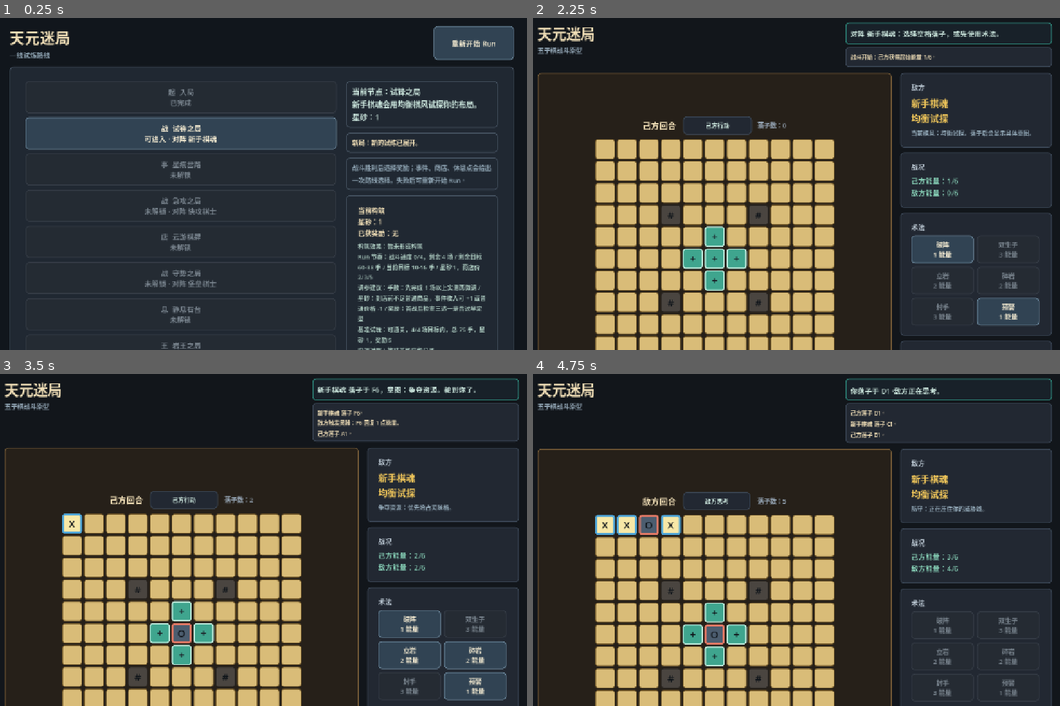
Above: before the commit, frames 1-4 (two rows, left to right).
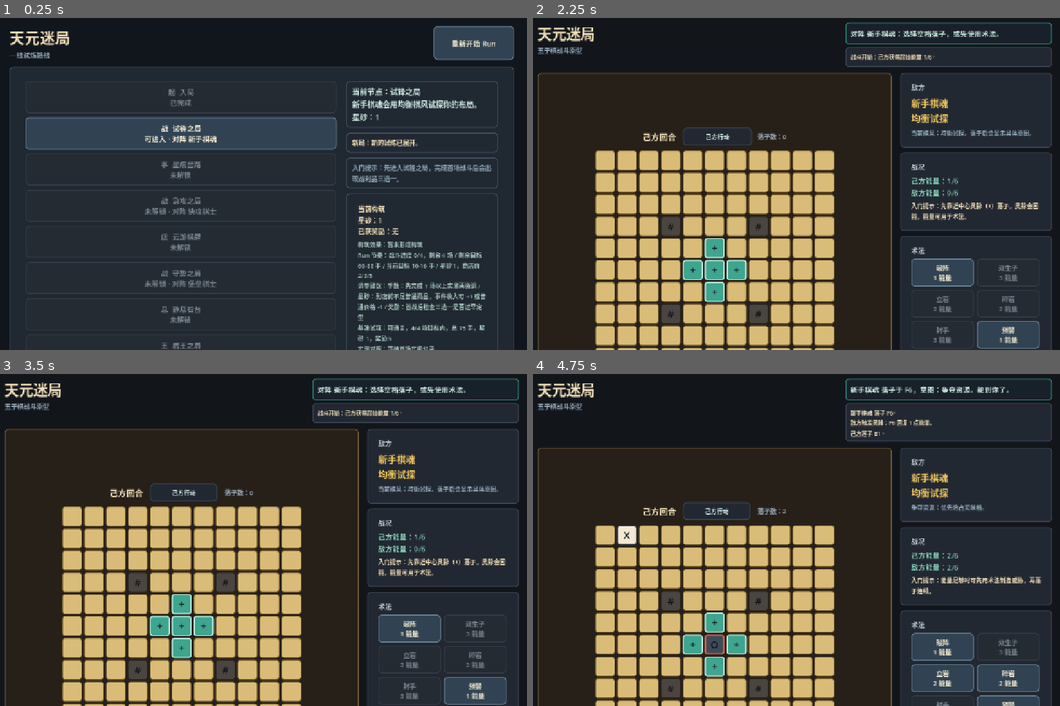
Above: after the commit, the same moments.

Repository: eason522/game
Game: Godot game, scene res://scenes/roguelike/RunMapScene.tscn
Two runs of this game, one before a commit and one after it. Both use one fixed random seed, a clock stepped at 60 frames per second and the inputs below.
Inputs (mouse positions are in pixels of both pictures, inside the frame that each line leads up to):
- Up to frame 1 (0.25 s): no input
- Up to frame 2 (2.25 s): click "重新开始 Run" at 0.5 s; click "重新开始 Run" at 1.25 s; click "战 试锋之局 可进入 · 对阵 新手棋魂" at 2 s
- Up to frame 3 (3.5 s): click (73, 506) at 2.77 s
- Up to frame 4 (4.75 s): click (627, 523) at 3.52 s; click (670, 523) at 4.27 s

The runs differ from the first frame. In frame 1, 3.2% of the frame differs, in the area x 65-95%, y 44-100%; in frame 2, 18%; in frame 3, 20%, in the area x 0-99%, y 3-100%; in frame 4, 19%.

Commit message:
Add first-run guidance hints

Diff:
--- a/scripts/game/BattleScene.gd
+++ b/scripts/game/BattleScene.gd
@@ -35,6 +35,7 @@
 var turn_rhythm_label: Label
 var move_count_label: Label
 var energy_label: Label
+var tutorial_hint_label: Label
 var enemy_profile_label: Label
 var enemy_intent_hint_label: Label
 var board_grid: GridContainer
@@ -368,6 +369,12 @@
 	energy_label.add_theme_color_override("font_color", Color("#87d1b7"))
 	resource_panel.add_child(energy_label)
 
+	tutorial_hint_label = Label.new()
+	tutorial_hint_label.autowrap_mode = TextServer.AUTOWRAP_WORD_SMART
+	tutorial_hint_label.add_theme_font_size_override("font_size", 14)
+	tutorial_hint_label.add_theme_color_override("font_color", Color("#f1dfb7"))
+	resource_panel.add_child(tutorial_hint_label)
+
 	var skill_panel := _create_side_panel(sidebar, "术法")
 
 	skill_bar = GridContainer.new()
@@ -1243,6 +1250,8 @@
 	turn_label.text = turn_text
 	move_count_label.text = "落子数：%d" % move_count
 	energy_label.text = "己方能量：%d/%d\n敌方能量：%d/%d" % [player_energy, energy_max, enemy_energy, BASE_ENERGY_MAX]
+	if tutorial_hint_label != null:
+		tutorial_hint_label.text = _battle_tutorial_hint()
 	enemy_profile_label.text = "%s\n%s" % [enemy_ai.get_profile_name(), enemy_ai.get_profile_intent()]
 	enemy_intent_hint_label.text = enemy_intent_hint
 
@@ -1257,6 +1266,25 @@
 	if return_to_map_button != null:
 		return_to_map_button.visible = launched_from_run
 		return_to_map_button.disabled = not launched_from_run or not game_over
+
+
+func _battle_tutorial_hint() -> String:
+	if game_over:
+		return "入门提示：战斗结束后返回路线，胜利会进入战利品三选一。"
+
+	if current_turn != BoardState.PLAYER:
+		return "入门提示：敌方思考时观察意图面板，下一手优先堵住四连或争夺灵脉。"
+
+	if move_count <= 0:
+		return "入门提示：先靠近中心灵脉（+）落子，灵脉会回能，能量可用于术法。"
+
+	if not selected_skill_id.is_empty():
+		return "入门提示：悬停棋盘空格可预览术法影响，再点击确认。"
+
+	if player_energy >= _get_skill_cost(SkillExecutorScript.SKILL_BREAK_ARRAY):
+		return "入门提示：能量足够时可先用术法制造威胁，再落子连线。"
+
+	return "入门提示：目标是连成五子；看到敌方四连时，优先封堵关键点。"
 
 
 func _format_enemy_intro() -> String:
--- a/scripts/roguelike/RunMapScene.gd
+++ b/scripts/roguelike/RunMapScene.gd
@@ -23,6 +23,7 @@
 var loaded_from_save := false
 var status_label: Label
 var settlement_label: Label
+var route_guide_label: Label
 var reward_label: Label
 var build_summary_label: Label
 var tone_player
@@ -227,13 +228,12 @@
 	settlement_label.add_theme_stylebox_override("normal", panel_style)
 	side.add_child(settlement_label)
 
-	var tip := Label.new()
-	tip.text = "战斗胜利后选择奖励；事件、商店、休息点会给出一次路线选择。失败后可重新开始 Run。"
-	tip.autowrap_mode = TextServer.AUTOWRAP_WORD_SMART
-	tip.add_theme_font_size_override("font_size", 15)
-	tip.add_theme_color_override("font_color", Color("#91a7b6"))
-	tip.add_theme_stylebox_override("normal", panel_style)
-	side.add_child(tip)
+	route_guide_label = Label.new()
+	route_guide_label.autowrap_mode = TextServer.AUTOWRAP_WORD_SMART
+	route_guide_label.add_theme_font_size_override("font_size", 15)
+	route_guide_label.add_theme_color_override("font_color", Color("#91a7b6"))
+	route_guide_label.add_theme_stylebox_override("normal", panel_style)
+	side.add_child(route_guide_label)
 
 	_create_reward_panel(side)
 	_create_node_buttons()
@@ -419,6 +419,9 @@
 		var save_prefix := "已恢复上次 Run\n" if loaded_from_save else ""
 		status_label.text = "%s当前节点：%s\n%s\n星砂：%d" % [save_prefix, current.get("title", "无"), current.get("description", ""), run_state.coins]
 
+	if route_guide_label != null:
+		route_guide_label.text = _route_guide_text()
+
 	_refresh_reward_panel()
 
 
@@ -596,6 +599,46 @@
 func _sample_matrix_action_text() -> String:
 	var matrix := playtest_simulator.run_sample_matrix()
 	return " / ".join(matrix.get("action_lines", []))
+
+
+func _route_guide_text() -> String:
+	if run_state.run_completed:
+		return "入门提示：本轮已通关，可重新开始 Run 验证不同构筑路线。"
+
+	if run_state.run_failed:
+		return "入门提示：失败后直接重新开始 Run，优先尝试更早拿能量或灵脉奖励。"
+
+	if run_state.has_pending_reward():
+		return "入门提示：任选一个战利品继续前进；能量、灵脉和返能奖励都会影响后续战斗。"
+
+	if run_state.has_pending_node_choice():
+		var choice_node: Dictionary = run_state.nodes[run_state.pending_choice_node_index]
+		var node_type: String = choice_node.get("type", "")
+
+		if node_type == RunStateScript.NODE_SHOP:
+			return "入门提示：商店先看星砂，再按普通/稀有/史诗价格挑一个能补强当前构筑的棋印。"
+
+		if node_type == RunStateScript.NODE_EVENT:
+			return "入门提示：事件可拿星砂或奖励；星砂紧张时优先为商店做准备。"
+
+		if node_type == RunStateScript.NODE_REST:
+			return "入门提示：休息点适合补稳定收益，进入 Boss 前优先选择能立刻生效的强化。"
+
+		return "入门提示：路线选择会阻塞前进，处理后才会解锁下一站。"
+
+	var current := run_state.get_current_node()
+	var node_type: String = current.get("type", "")
+
+	if current.get("index", -1) == 1:
+		return "入门提示：先进入试锋之局，完成首场战斗后会出现战利品三选一。"
+
+	if node_type == RunStateScript.NODE_BATTLE:
+		return "入门提示：普通战斗后领取奖励，再观察路线侧栏的目标手数和构筑建议。"
+
+	if node_type == RunStateScript.NODE_BOSS:
+		return "入门提示：Boss 战前确认奖励数量、星砂和目标手数，岩王会持续压缩棋盘。"
+
+	return "入门提示：选择当前可进入节点推进路线，非战斗节点会提供一次路线选择。"
 
 
 func _refresh_settlement_feedback() -> void:
--- a/tests/battle_feedback_smoke.gd
+++ b/tests/battle_feedback_smoke.gd
@@ -44,6 +44,11 @@
 	elif not scene.turn_rhythm_label.text.contains("己方行动"):
 		failures.append("battle feedback: expected initial rhythm label to show player action")
 
+	if scene.tutorial_hint_label == null:
+		failures.append("battle feedback: expected tutorial hint label to exist")
+	elif not scene.tutorial_hint_label.text.contains("中心灵脉"):
+		failures.append("battle feedback: expected opening tutorial hint to mention center spirit cells")
+
 	if scene.enemy_think_delay_seconds < 0.4:
 		failures.append("battle feedback: expected enemy think delay to leave a readable beat")
 
@@ -65,11 +70,16 @@
 	if scene.tone_player == null or scene.tone_player.last_tone_kind != "skill":
 		failures.append("battle feedback: expected skill feedback to trigger a skill tone")
 
+	scene.current_turn = BoardState.ENEMY
 	scene._begin_turn(BoardState.ENEMY)
+	scene._refresh_board()
 	await process_frame
 
 	if scene.turn_rhythm_label == null or not scene.turn_rhythm_label.text.contains("敌方思考"):
 		failures.append("battle feedback: expected enemy turn rhythm label")
+
+	if scene.tutorial_hint_label == null or not scene.tutorial_hint_label.text.contains("敌方思考"):
+		failures.append("battle feedback: expected tutorial hint to react to enemy thinking")
 
 	if scene.tone_player == null or scene.tone_player.last_tone_kind != "turn_enemy":
 		failures.append("battle feedback: expected enemy turn to trigger a turn tone")
--- a/tests/run_map_feedback_smoke.gd
+++ b/tests/run_map_feedback_smoke.gd
@@ -59,6 +59,11 @@
 	if scene.node_buttons.size() <= 1 or not scene.node_buttons[1].tooltip_text.contains("目标节奏：10-16 手"):
 		failures.append("run map feedback: expected battle tooltip to show target turn pacing")
 
+	if scene.route_guide_label == null:
+		failures.append("run map feedback: expected route guide label to exist")
+	elif not scene.route_guide_label.text.contains("试锋之局"):
+		failures.append("run map feedback: expected opening route guide to point at first battle")
+
 	if scene.last_pulsed_node_index != 1 or scene.last_pulsed_node_status != RunStateScript.STATUS_AVAILABLE:
 		failures.append("run map feedback: expected available route node to receive an entry pulse")
 
@@ -98,6 +103,9 @@
 
 	await process_frame
 
+	if scene.route_guide_label == null or not scene.route_guide_label.text.contains("战利品"):
+		failures.append("run map feedback: expected pending reward guide to explain reward choice")
+
 	scene._claim_reward_at(0)
 
 	await process_frame
@@ -116,6 +124,19 @@
 	if scene.last_pulsed_node_status != RunStateScript.STATUS_AVAILABLE or scene.last_pulsed_node_index != 2:
 		failures.append("run map feedback: expected next route node to pulse after reward claim")
 
+	scene.run_state.pending_node_choices.clear()
+	scene.run_state.pending_choice_node_index = -1
+	scene.run_state.current_index = 4
+	scene.run_state.nodes[4]["status"] = RunStateScript.STATUS_AVAILABLE
+	var shop_choices: Array = scene.reward_generator.generate_node_choices(scene.run_state, scene.run_state.nodes[4])
+	scene.run_state.open_node_choices(shop_choices)
+	scene._refresh()
+
+	await process_frame
+
+	if scene.route_guide_label == null or not scene.route_guide_label.text.contains("商店") or not scene.route_guide_label.text.contains("星砂"):
+		failures.append("run map feedback: expected shop guide to mention shop and starsand")
+
 	scene.queue_free()
 	root.remove_meta(RUN_STATE_META)
 	await process_frame
Not shown, changed: DEVELOPMENT_PLAN.md
